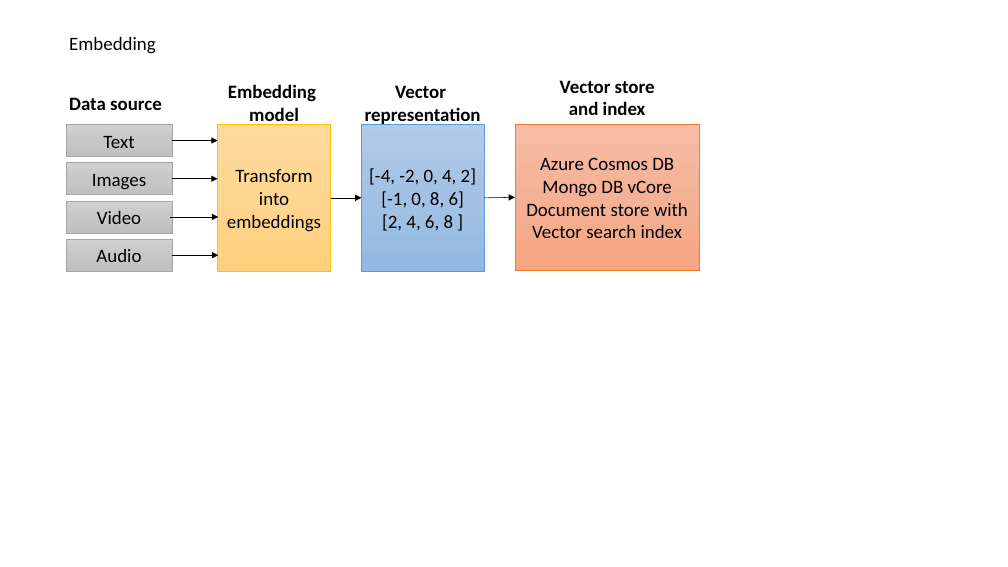
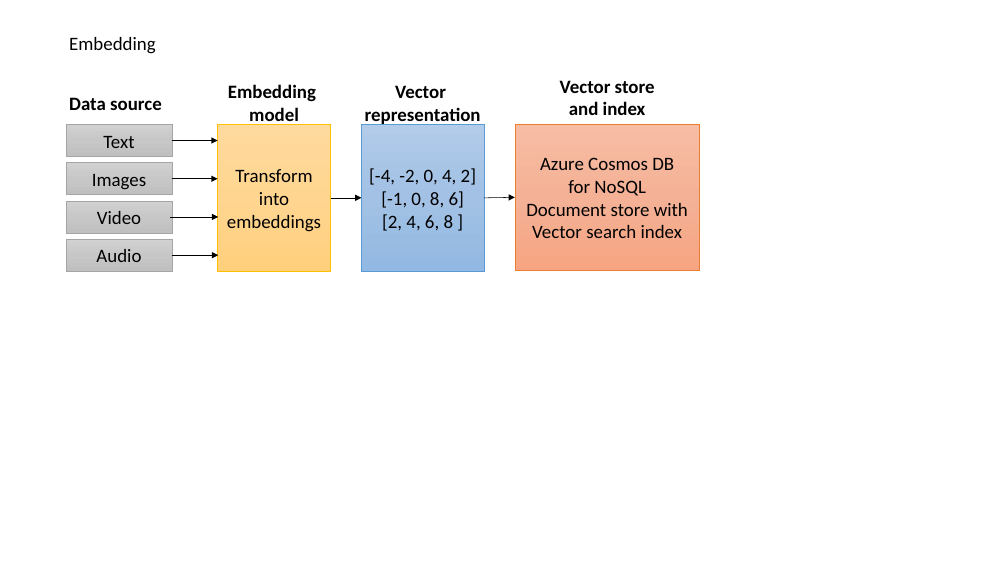
Before and after one commit to AzureCosmosDB/Azure-OpenAI-Python-Developer-Guide, a slide deck: slide 1 of assets/Graphics.pptx. Drawn at 1008x567 pixels with LibreOffice and Linux fonts; fonts in the diff are those of the drawing. Boxes give left, top, right and bottom in pixels: in the first picture for what was removed or moved away, otherwise in the second. Text is boxed around its words. In the diff, an @@ line names an element or a change of style, - is before the commit and + after.

```diff
--- a/assets/Graphics.pptx
+++ b/assets/Graphics.pptx
@@ text in rectangle at [568,180,645,196]: text changed @@
-Mongo DB vCore
+for NoSQL
```
Also in this commit, not shown: 11 other files.
